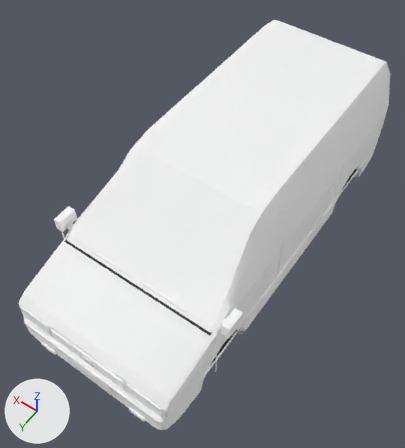
One commit to the glTF model assets/car/body.glb: the scene before it, then after it.
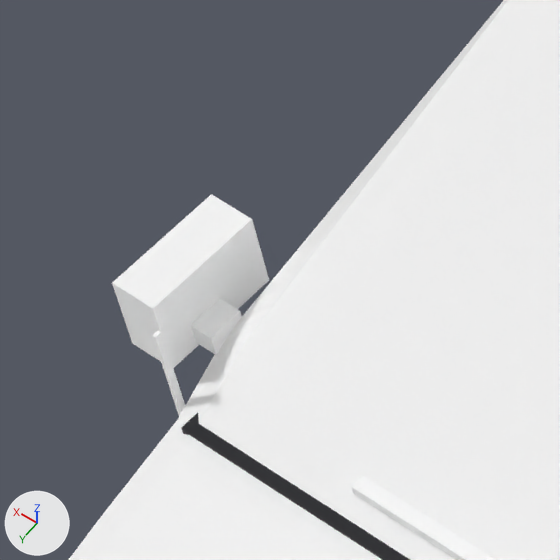
The first picture shows the older version from a 50 mm camera at (-2.05, 3.26, 5.31) aimed at (0.03, 0.35, 0.74). The close-ups show the older and then the newer version on the part from 9% to 30% of the width and 39% to 58% of the height of that picture. Only the edits that show in the close-ups are written down. The lights are fixed; the arrows at lower left show +X, +Y and +Z. Vertices at exactly the same position are counted once.

Objects in the first close-up: 'body'.
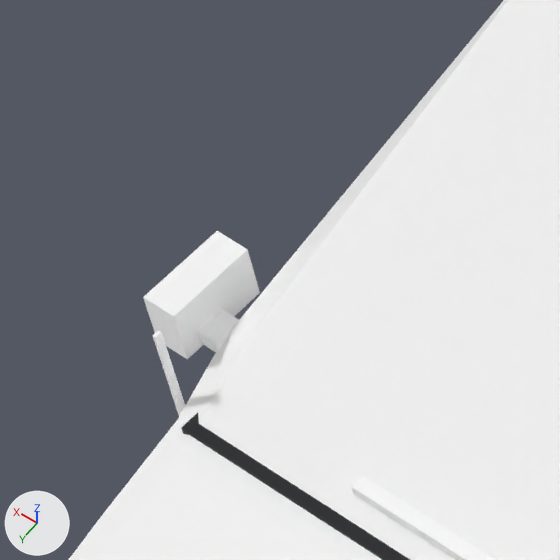
Boxes [x1, y1, x2, y2] around the edits, measured in the close-ups (560 x 560 px; the box of a moved part takes in the faces that stretch with it):
part 1 of me_body, moved or reshaped
    before: [112, 194, 269, 368]
    after: [143, 231, 260, 359]
part 2 of me_body, moved or reshaped
    before: [191, 299, 242, 355]
    after: [198, 309, 239, 352]

The change, as a diff of the scene's bpy script:
```diff
--- a/assets/car/body.glb.py
+++ b/assets/car/body.glb.py
@@ me_body @@
 # used by ob_body; location = (0.0, 0.0, 0.0)
-me_body.from_pydata(...)  # 5880 vertices, 11032 faces; spans x -0.99..0.99, y -2.11..2.18, z 0.21..1.65
+me_body.from_pydata(...)  # 5880 vertices, 11032 faces; spans x -0.96..0.96, y -2.11..2.18, z 0.21..1.65
+# me_body part 1: the loose piece of 8 vertices spanning x 0.91..0.99, y 1.2..1.4, z 1.05..1.19 is scaled about its middle by (0.75, 0.75, 0.714), then moved by (-0.02, 0.0, -0.02)
+# me_body part 2: the loose piece of 8 vertices spanning x 0.87..0.95, y 1.29..1.35, z 1.06..1.1 is moved by (-0.01, 0.0, -0.01)
+# other edits to the shape of me_body do not show in these pictures
 me_body.materials.append(mat_plastic)
```
